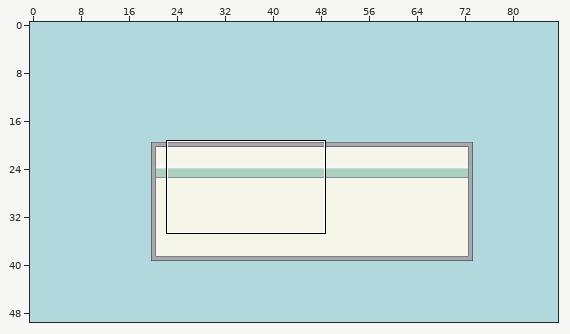
Tiled map, stored at assets/tiles/nurse_office.tmx. The first picture is a wide view before the edit; the outline marks the close-up.
Close-up. Before the edit:
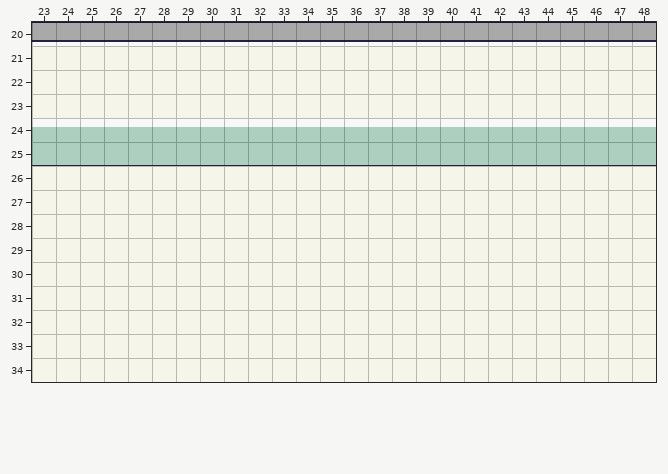
Cells are 16x16 px. Shown: x 23..48, y 20..34. The commit also changed other parts of the map, which this record leaves out. Layer "OfficeWindows" is drawn -58,-1 px off the grid.
Once edited:
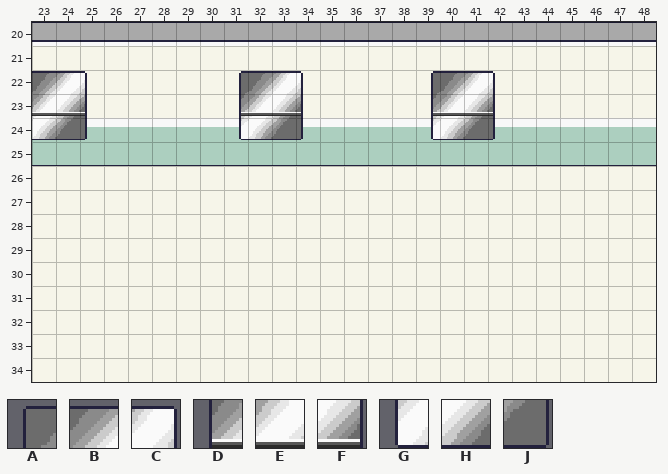
Key: from "hopital": A 1380, B 1381, C 1382, D 1437, E 1438, F 1439, G 1494, H 1495, J 1496.
_ is an empty cell, . an unchanged one.
Tiles of an added or newly shown layer are drawn over the layers below it.
Diff:
--- layer "OfficeWindows" (added)
@@ x 26..45 @@
-22 ___......___.....___
-23 ___......___.....___
-24 ___......___.....___
+22 ABC......ABC.....ABC
+23 DEF......DEF.....DEF
+24 GHJ......GHJ.....GHJ
